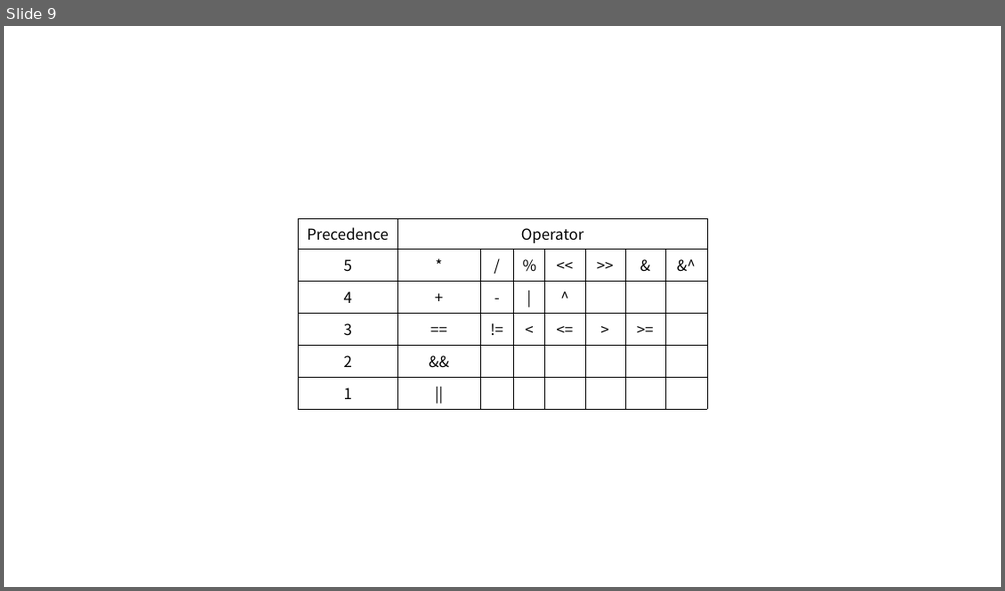
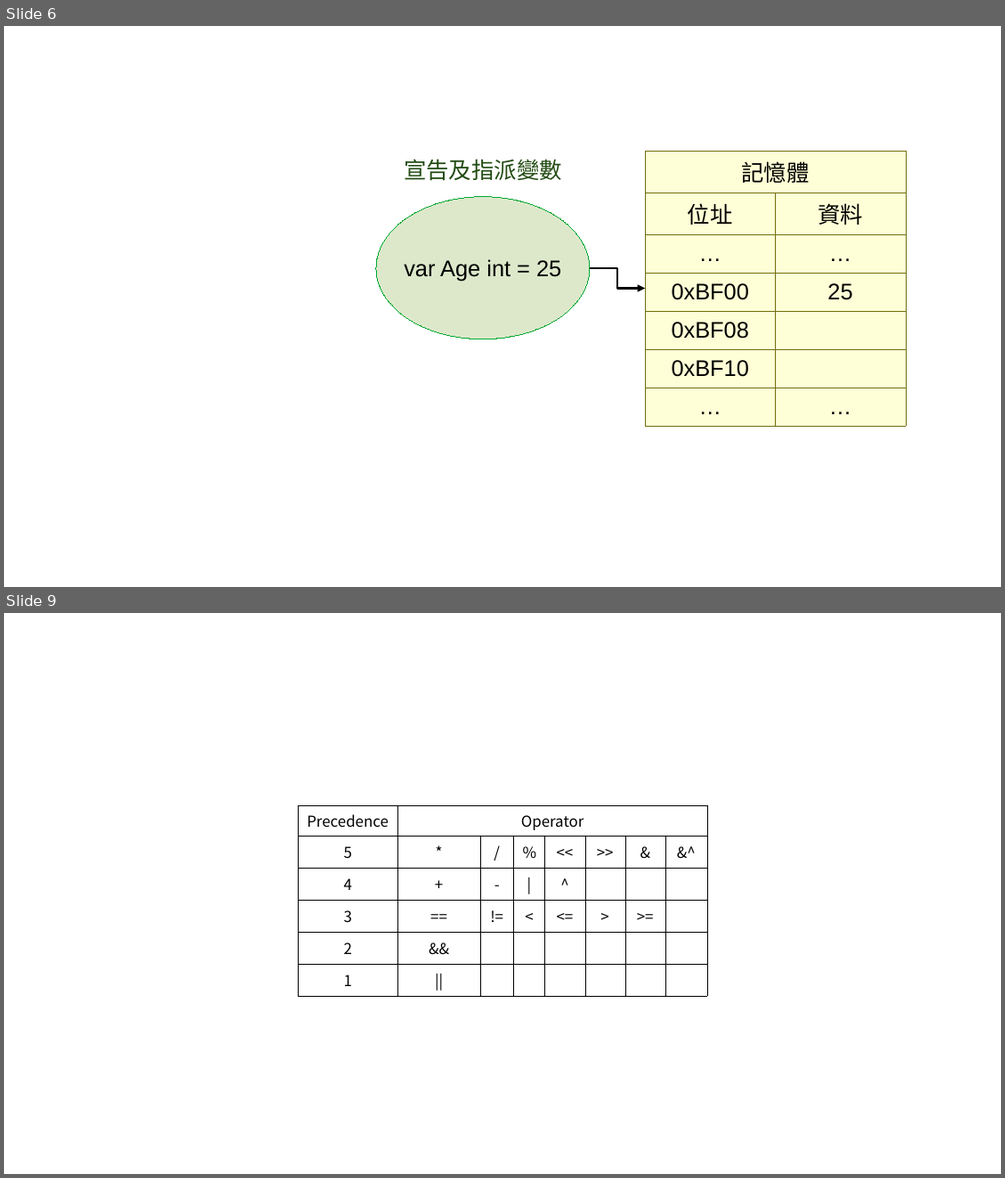
Before and after one commit to oneleo/golang-cht, a slide deck: images/images.odp. Shown one above the other, each under a label of ours: slide 9 before the commit, slides 6 and 9 after it; the slides between them are not shown. The pictures are 1005x591 and 1005x1178 pixels, drawn with LibreOffice and Linux fonts; fonts in the diff are those of the drawing. Boxes give left, top, right and bottom in pixels: in the first picture for what was removed or moved away, otherwise in the second. Text is boxed around its words. In the diff, an @@ line names an element or a change of style, - is before the commit and + after.

```diff
--- a/images/images.odp
+++ b/images/images.odp
@@ slide 6 added at <box>4,26,1001,587</box>, background #FFFFFF @@
@@ text added at <box>404,159,562,181</box>, 18 pt, text #224B12 @@
+宣告及指派變數
@@ table added at <box>646,151,906,426</box>, 7 rows, 2 columns @@
+記憶體 | 
+位址 | 資料
+… | …
+0xBF00 | 25
+0xBF08 | 
+0xBF10 | 
+… | …
@@ ellipse added at <box>376,197,590,339</box>, fill #DDE8CB, outline #00A933 0 pt, 18 pt, text #000000 @@
+var Age int = 25
@@ elbow arrow added from (591, 267) to (646, 289), #000000 1.5 pt @@
```
Also in this commit, not shown: 3 slides changed, 1 slide removed, 8 other files.
